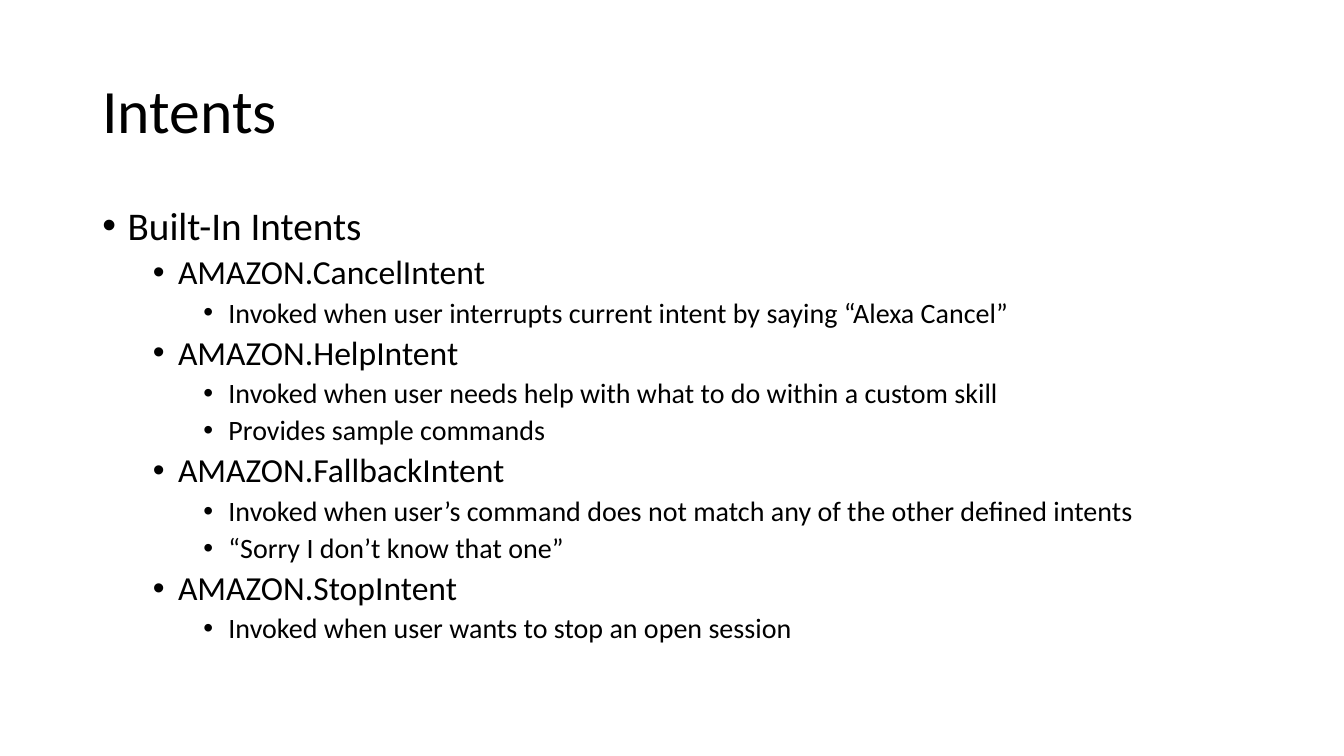
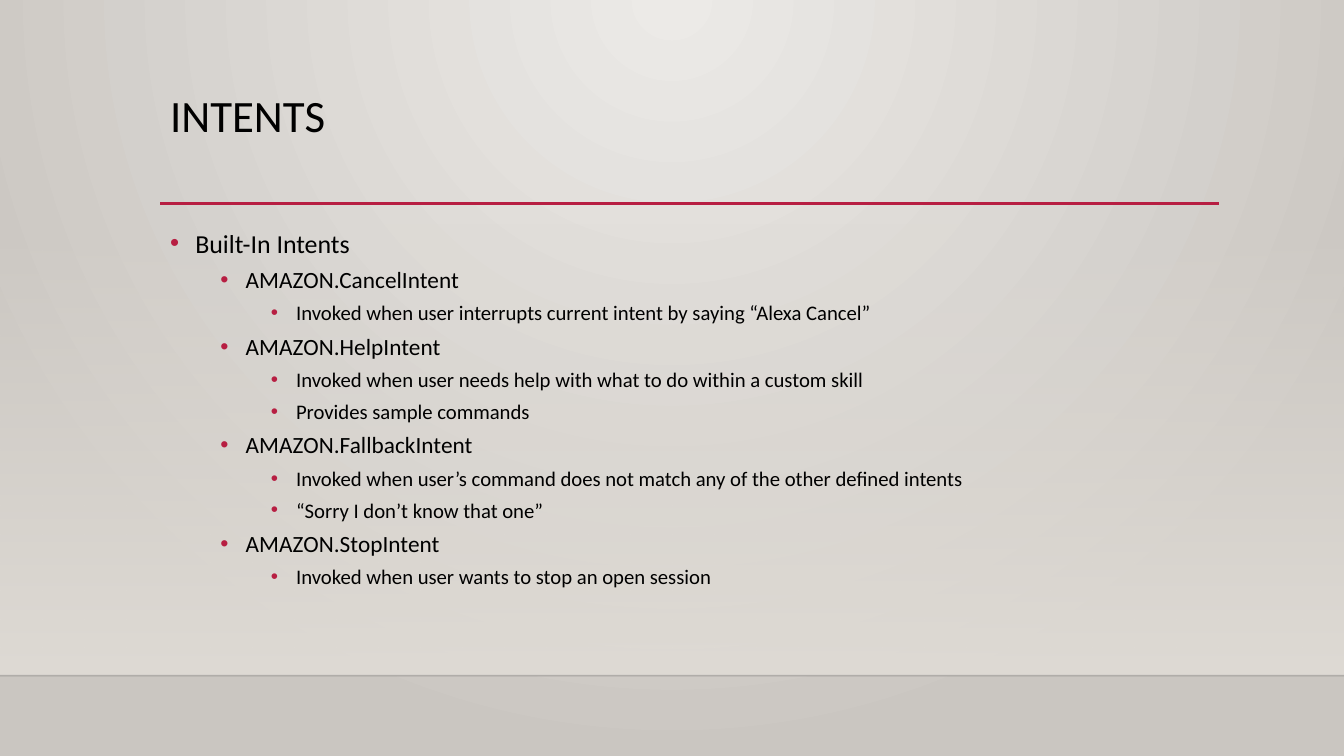
Before and after one commit to haydenwade/speaking-st-cloud-alexa-nodejs-public-apis, a slide deck: slide 7 of Building An Custom.pptx (slide 8 before the commit). Drawn at 1344x756 pixels with LibreOffice and Linux fonts; fonts in the diff are those of the drawing; background and template pictures are left out. Boxes give left, top, right and bottom in pixels: in the first picture for what was removed or moved away, otherwise in the second. Text is boxed around its words. In the diff, an @@ line names an element or a change of style, - is before the commit and + after.

```diff
--- a/Building An Custom.pptx
+++ b/Building An Custom.pptx
@@ background #FFFFFF to gradient #ECEAE7 to #CAC7C1 @@
@@ title "INTENTS" at (x1=170, y1=103, x2=325, y2=133): vertical alignment middle to top @@
@@ title at (x1=170, y1=103, x2=325, y2=133): text changed; size 44 to 32 pt @@
-Intents
+INTENTS
@@ line added from (160, 204) to (1220, 204), #B71E42 2.5 pt @@
@@ rectangle added at (x1=0, y1=223, x2=1344, y2=676), fill gradient #DFDBD5 @@
@@ text "Built-In Intents" moved from (x1=128, y1=212, x2=1132, y2=643) to (x1=195, y1=235, x2=962, y2=588) @@
@@ text "Built-In Intents" at (x1=195, y1=235, x2=962, y2=588): size 28 to 18.5 pt in "Built-In Intents"; size 24 to 16.6 pt in "AMAZON.CancelIntent", "AMAZON.HelpIntent", "AMAZON.FallbackIntent", "AMAZON.StopIntent"; size 20 to 14.8 pt in "Invoked when user interrupts current intent by ...", "Invoked when user needs help with what ...", "Provides sample commands", "Invoked when user’s command does not match ..." and 2 more places; line spacing 0.9 to 1 @@
@@ line added from (0, 676) to (1344, 676), #000001 1 pt @@
```
Also in this commit, not shown: 12 other slides changed, 1 slide removed.
